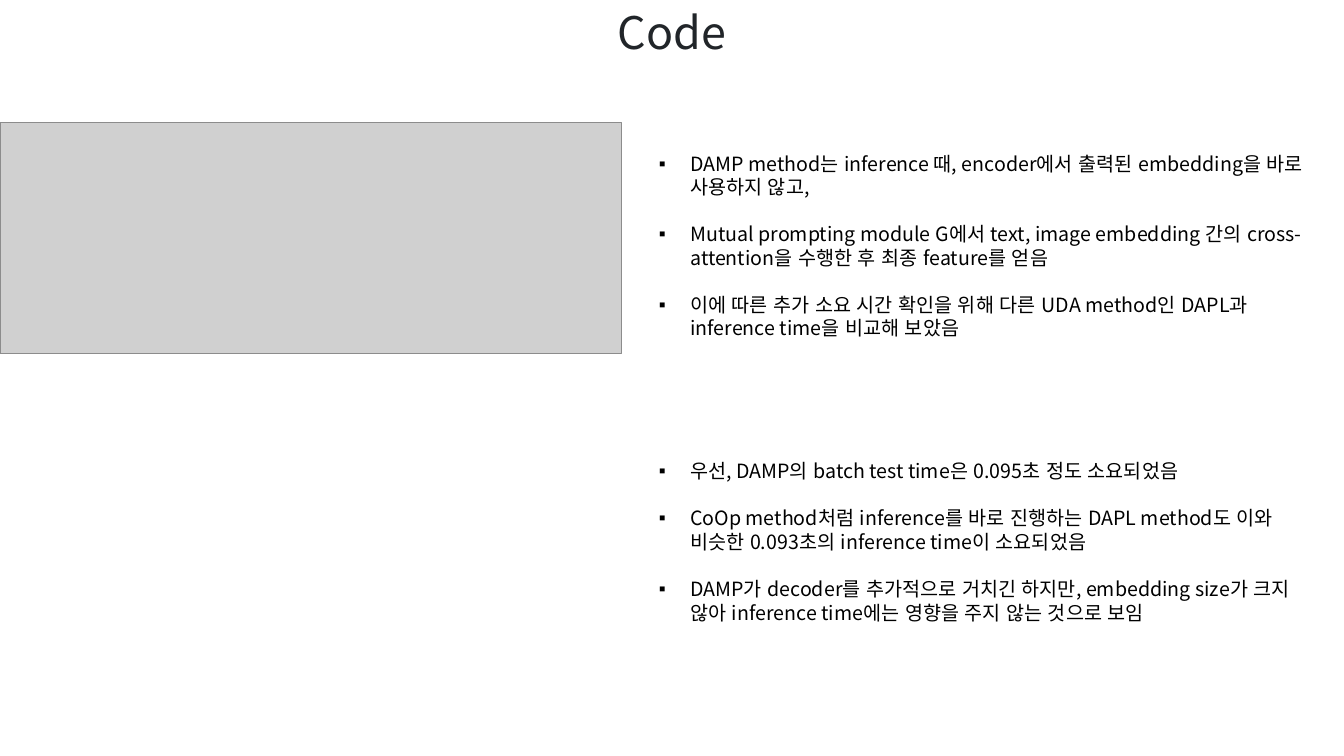
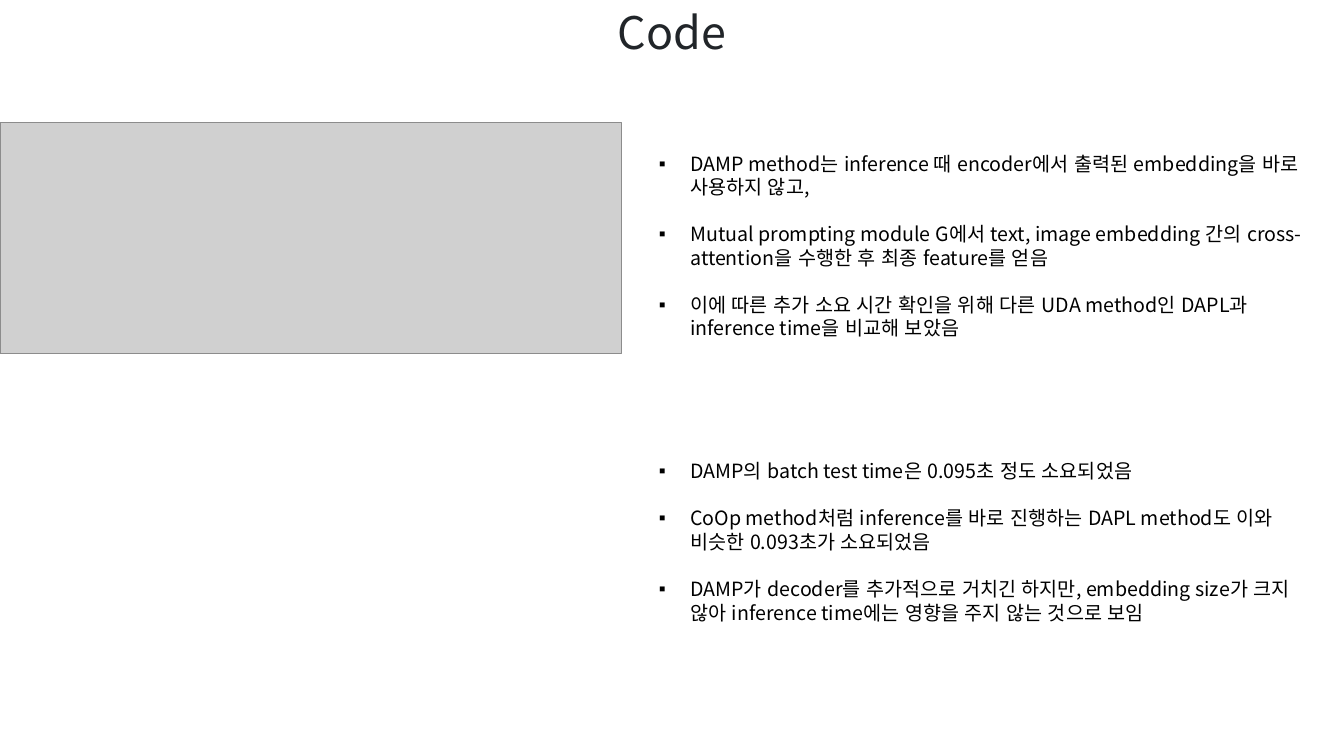
Before and after one commit to hbcho03/cvpr, a slide deck: slide 2 of CVPR/논문/DA(ECCV) PPT.pptx. Drawn at 1344x756 pixels with LibreOffice and Linux fonts; fonts in the diff are those of the drawing; grey boxes stand for pictures. Boxes give left, top, right and bottom in pixels: in the first picture for what was removed or moved away, otherwise in the second. Text is boxed around its words. In the diff, an @@ line names an element or a change of style, - is before the commit and + after.

```diff
--- a/CVPR/논문/DA(ECCV) PPT.pptx
+++ b/CVPR/논문/DA(ECCV) PPT.pptx
@@ text at (690,154,1298,198): text changed @@
-▪ DAMP method는 inference 때, encoder에서 출력된 embedding을 바로 사용하지 않고,
+▪ DAMP method는 inference 때 encoder에서 출력된 embedding을 바로 사용하지 않고,
@@ text at (690,461,1273,551): text changed @@
-▪ 우선, DAMP의 batch test time은 0.095초 정도 소요되었음
-▪ CoOp method처럼 inference를 바로 진행하는 DAPL method도 이와 비슷한 0.093초의 inference time이 소요되었음
+▪ DAMP의 batch test time은 0.095초 정도 소요되었음
+▪ CoOp method처럼 inference를 바로 진행하는 DAPL method도 이와 비슷한 0.093초가 소요되었음
```
Also in this commit, not shown: 14 other slides changed.
